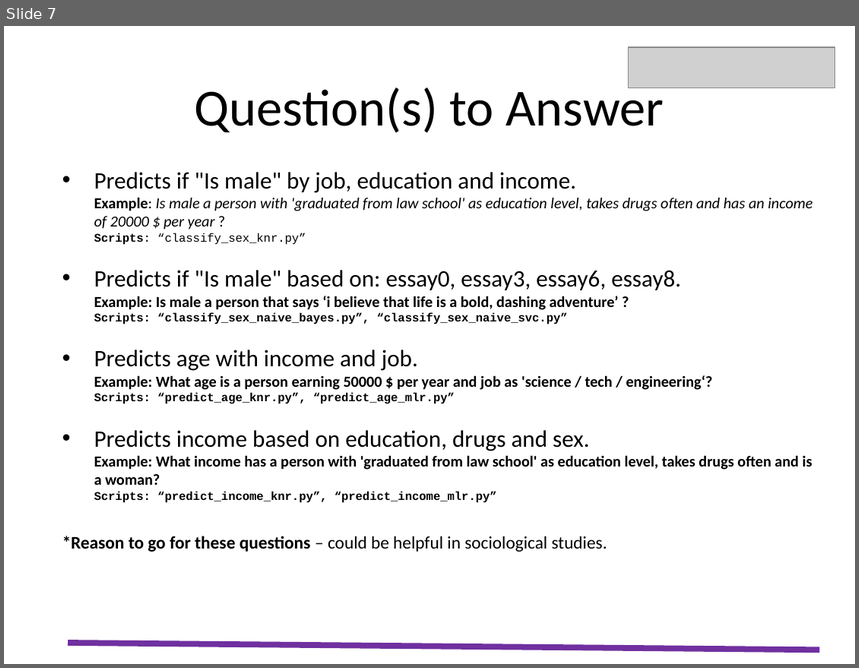
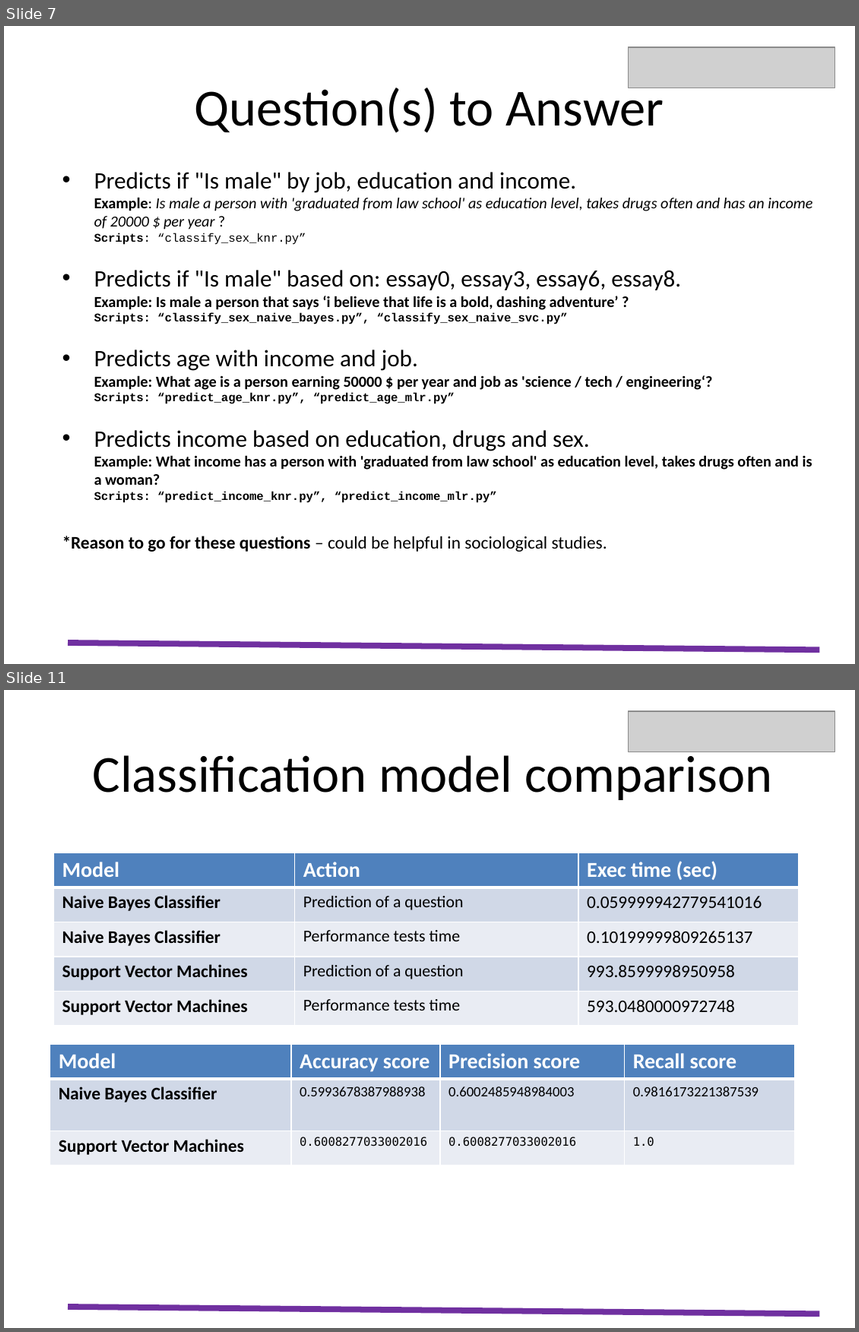
Before and after one commit to eu2004/codecademy_capstone, a slide deck: capstone_starter/resources/Presentation_Emilian_Utma.pptx. Shown one above the other, each under a label of ours: slide 7 before the commit, slides 7 and 11 after it; the slides between them are not shown. The pictures are 859x668 and 859x1332 pixels, drawn with LibreOffice and Linux fonts; fonts in the diff are those of the drawing; grey boxes stand for pictures. Boxes give left, top, right and bottom in pixels: in the first picture for what was removed or moved away, otherwise in the second. Text is boxed around its words. In the diff, an @@ line names an element or a change of style, - is before the commit and + after.

```diff
--- a/capstone_starter/resources/Presentation_Emilian_Utma.pptx
+++ b/capstone_starter/resources/Presentation_Emilian_Utma.pptx
@@ slide 11 added at bbox=[4, 690, 855, 1328], background #FFFFFF @@
@@ picture added at bbox=[628, 711, 835, 752] @@
@@ text added at bbox=[93, 749, 772, 800], 44 pt, text #000000 @@
+Classification model comparison
@@ table added at bbox=[53, 853, 797, 1026], 5 rows, 3 columns @@
+Model | Action | Exec time (sec)
+Naive Bayes Classifier | Prediction of a question | 0.059999942779541016
+Naive Bayes Classifier | Performance tests time | 0.10199999809265137
+Support Vector Machines | Prediction of a question | 993.8599998950958
+Support Vector Machines | Performance tests time | 593.0480000972748
@@ table added at bbox=[50, 1045, 794, 1165], 3 rows, 4 columns @@
+Model | Accuracy score | Precision score | Recall score
+Naive Bayes Classifier | 0.5993678387988938 | 0.6002485948984003 | 0.9816173221387539
+Support Vector Machines | 0.6008277033002016 | 0.6008277033002016 | 1.0
@@ line added from (68, 1307) to (819, 1314), #7030A0 5 pt @@
```
Also in this commit, not shown: 2 slides changed, 6 other slides added, 2 slides removed.
